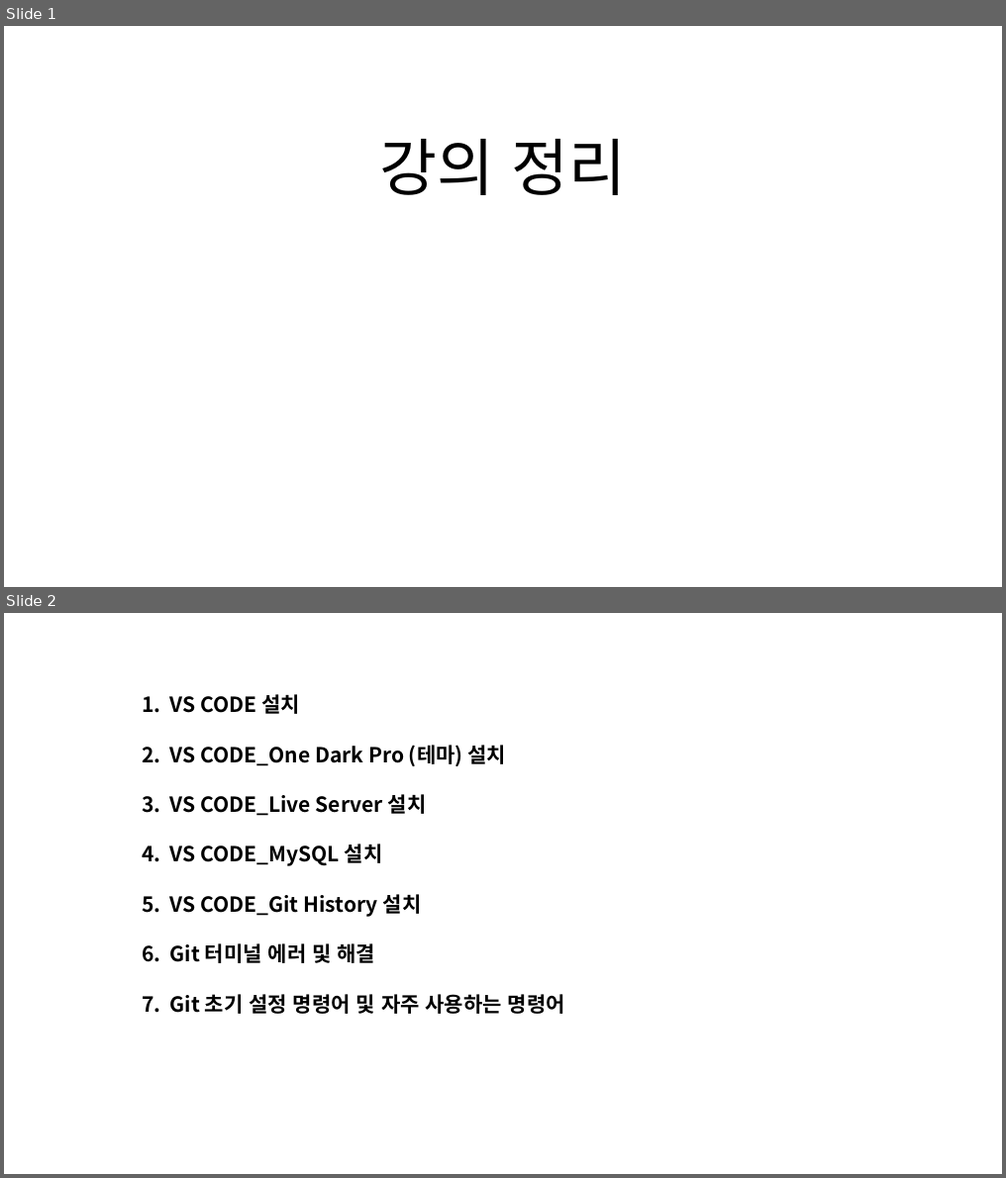
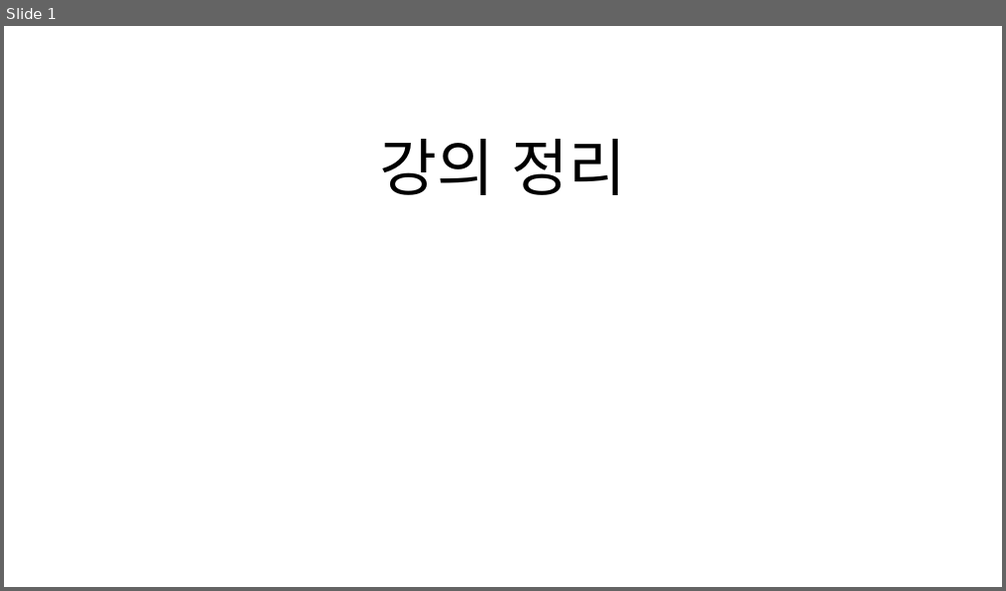
Before and after one commit to shchoichoko/web, a slide deck: Day2/강의 정리.pptx. Shown one above the other, each under a label of ours: slides 1 and 2 before the commit, slide 1 after it. The pictures are 1006x1178 and 1006x591 pixels, drawn with LibreOffice and Linux fonts; fonts in the diff are those of the drawing. Boxes give left, top, right and bottom in pixels: in the first picture for what was removed or moved away, otherwise in the second. Text is boxed around its words. In the diff, an @@ line names an element or a change of style, - is before the commit and + after.

```diff
--- a/Day2/강의 정리.pptx
+++ b/Day2/강의 정리.pptx
@@ slide 2 removed at bbox=[4, 613, 1002, 1174], background #FFFFFF @@
@@ text removed at bbox=[170, 694, 565, 1014] @@
-1. VS CODE 설치
-2. VS CODE_One Dark Pro (테마) 설치
-3. VS CODE_Live Server 설치
-4. VS CODE_MySQL 설치
-5. VS CODE_Git History 설치
-6. Git 터미널 에러 및 해결
-7. Git 초기 설정 명령어 및 자주 사용하는 명령어
```
Also in this commit, not shown: 2 slides changed, 13 slides added, 6 other slides removed.
